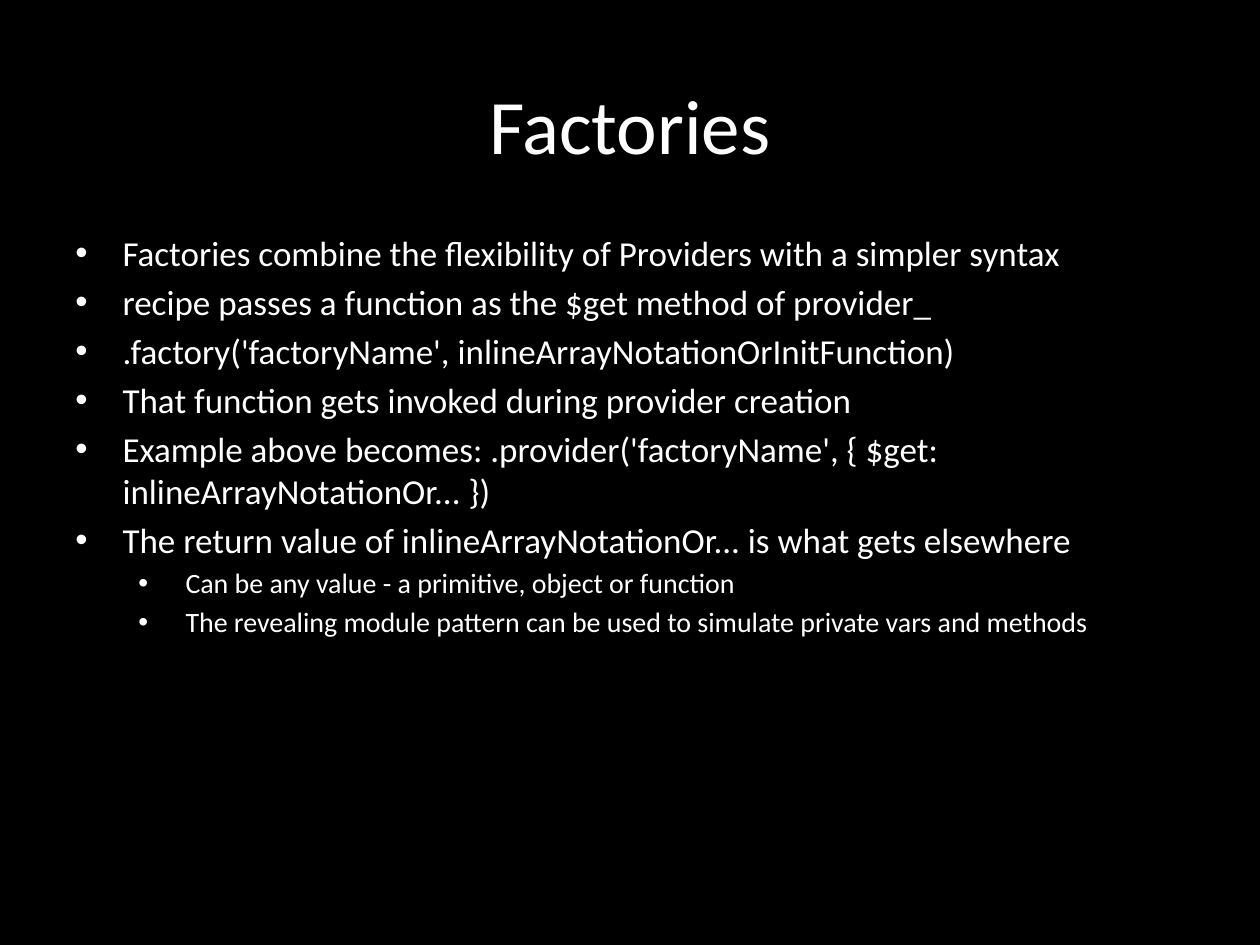
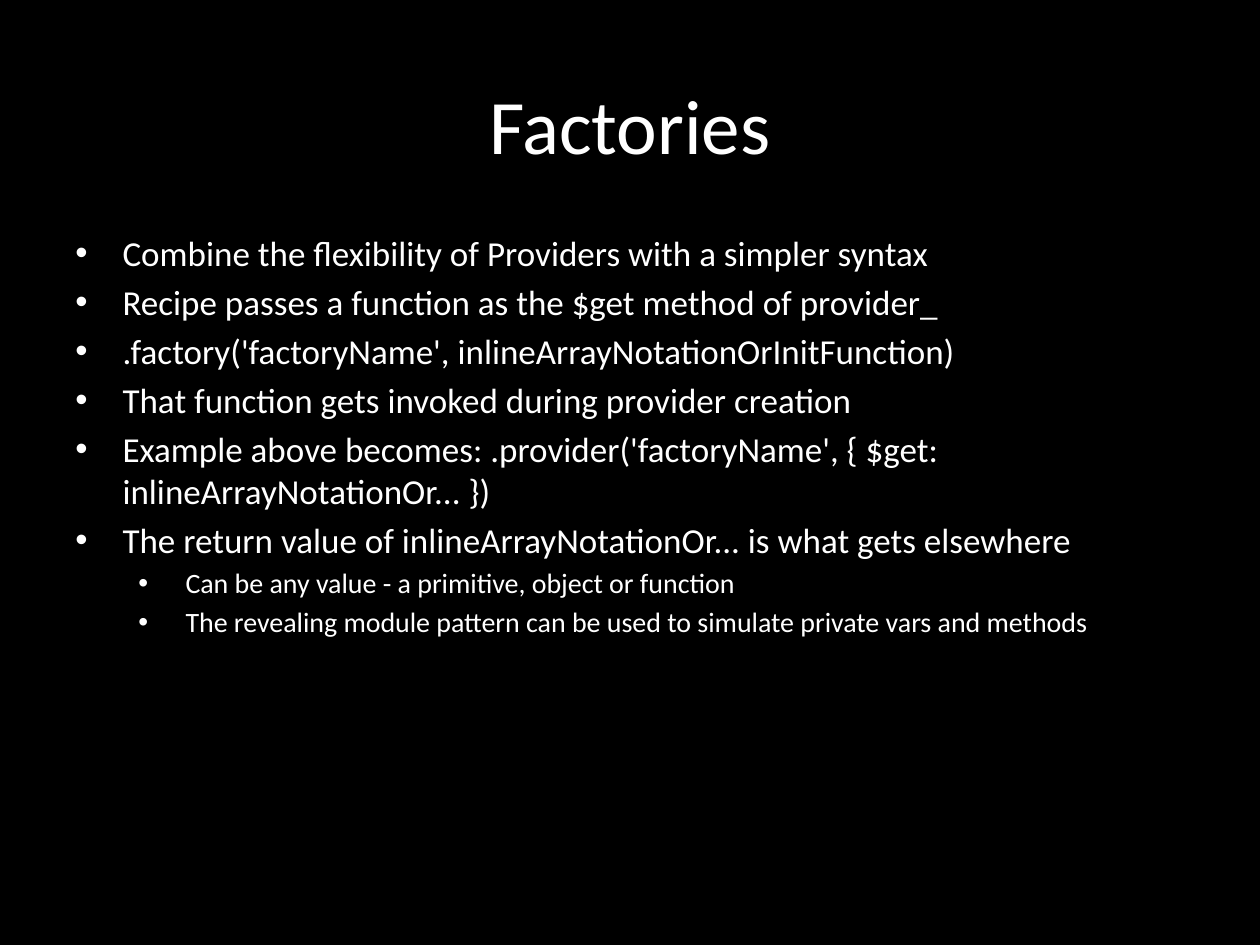
Before and after one commit to eliasjames/training-angular, a slide deck: slide 21 of slides/Angular Slides Day 2.pptx. Drawn at 1260x945 pixels with LibreOffice and Linux fonts; fonts in the diff are those of the drawing. Boxes give left, top, right and bottom in pixels: in the first picture for what was removed or moved away, otherwise in the second. Text is boxed around its words. In the diff, an @@ line names an element or a change of style, - is before the commit and + after.

Commit message:
Slides

```diff
--- a/slides/Angular Slides Day 2.pptx
+++ b/slides/Angular Slides Day 2.pptx
@@ subtitle at box(123, 241, 938, 321): text changed @@
-• Factories combine the flexibility of Providers with a simpler syntax
-• recipe passes a function as the $get method of provider_
+• Combine the flexibility of Providers with a simpler syntax
+• Recipe passes a function as the $get method of provider_
```
Also in this commit, not shown: 6 other slides changed, 1 slide added, 13 slides removed, 1 other file.
